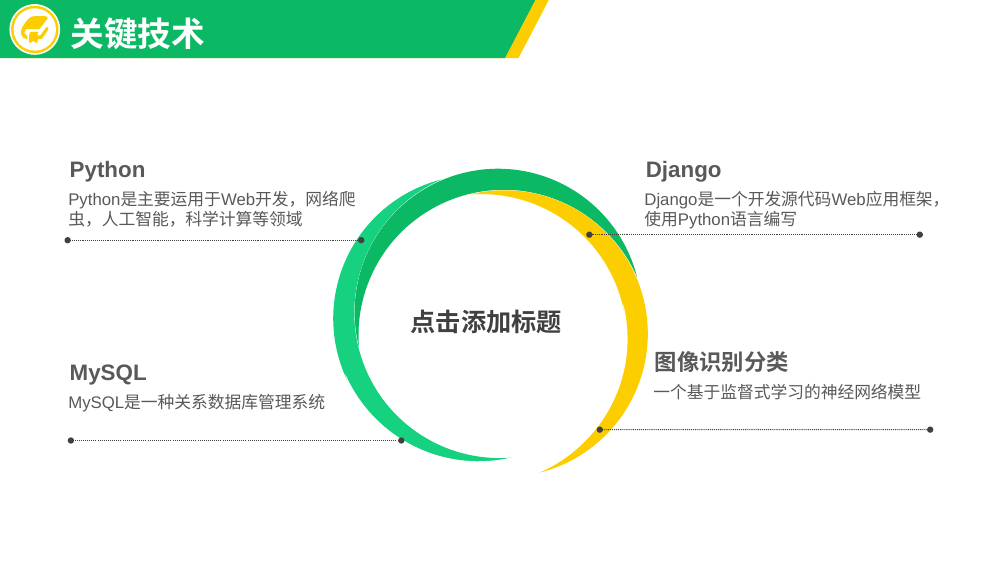
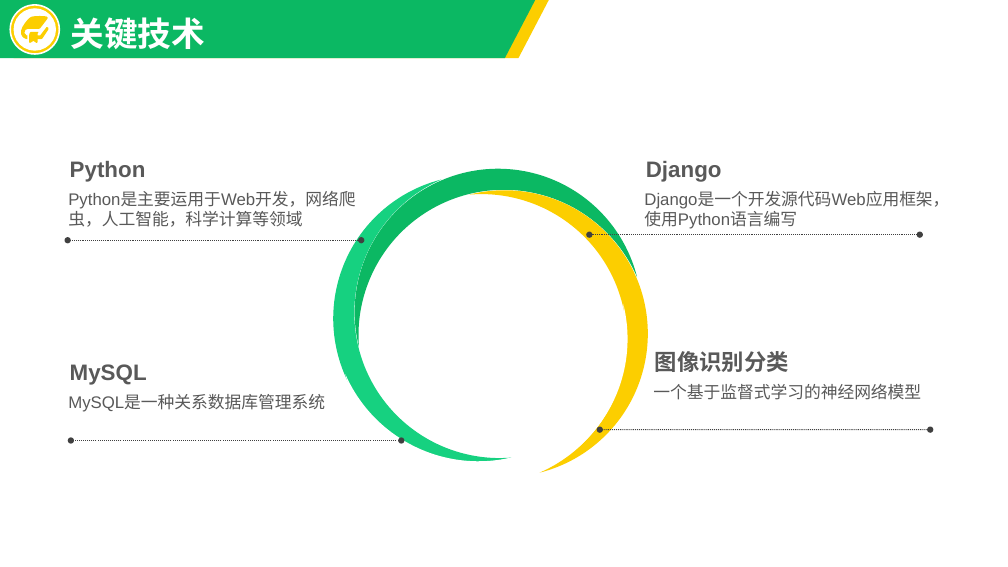
Before and after one commit to huangshengjie/-, a slide deck: slide 5 of 论文/15110100602黄胜杰.pptx. Drawn at 1008x567 pixels with LibreOffice and Linux fonts; fonts in the diff are those of the drawing. Boxes give left, top, right and bottom in pixels: in the first picture for what was removed or moved away, otherwise in the second. Text is boxed around its words. In the diff, an @@ line names an element or a change of style, - is before the commit and + after.

```diff
--- a/论文/15110100602黄胜杰.pptx
+++ b/论文/15110100602黄胜杰.pptx
@@ text removed at bbox=[411, 309, 562, 334] @@
-点击添加标题
```
Also in this commit, not shown: 3 other slides changed, 1 other file.
